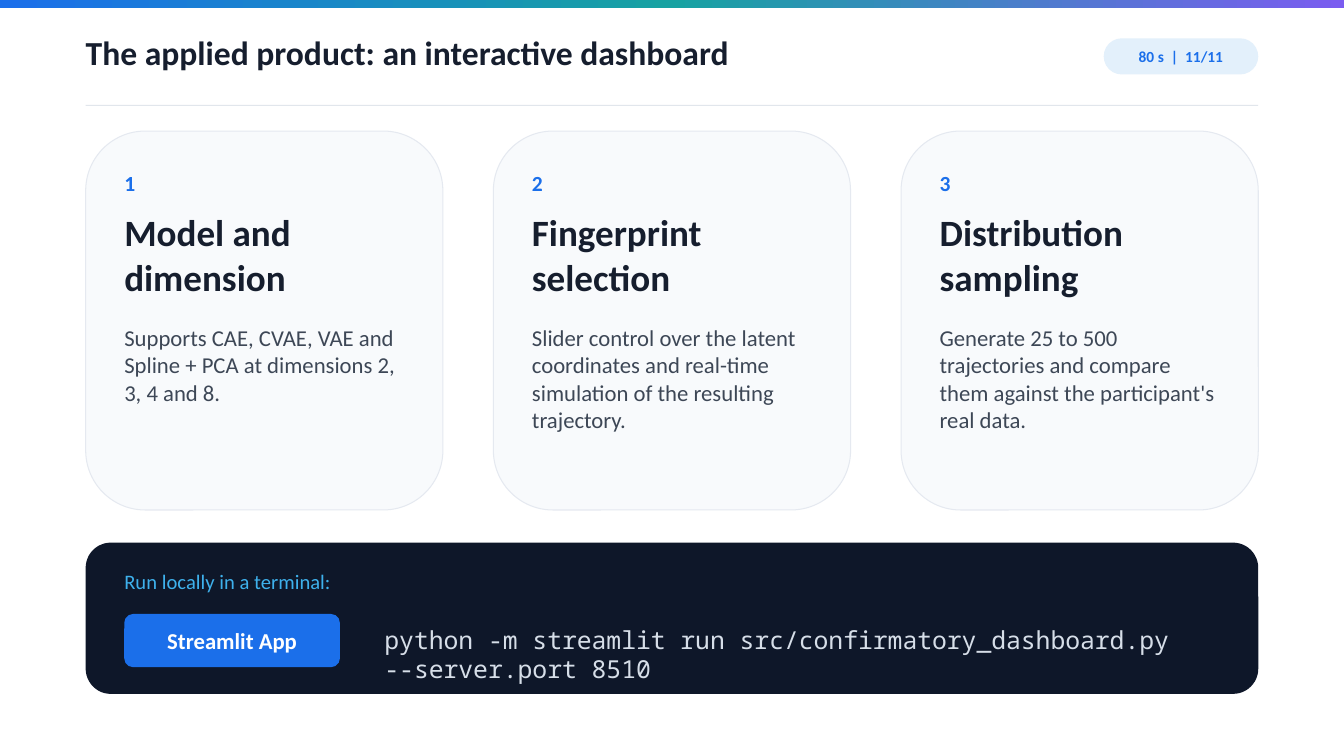
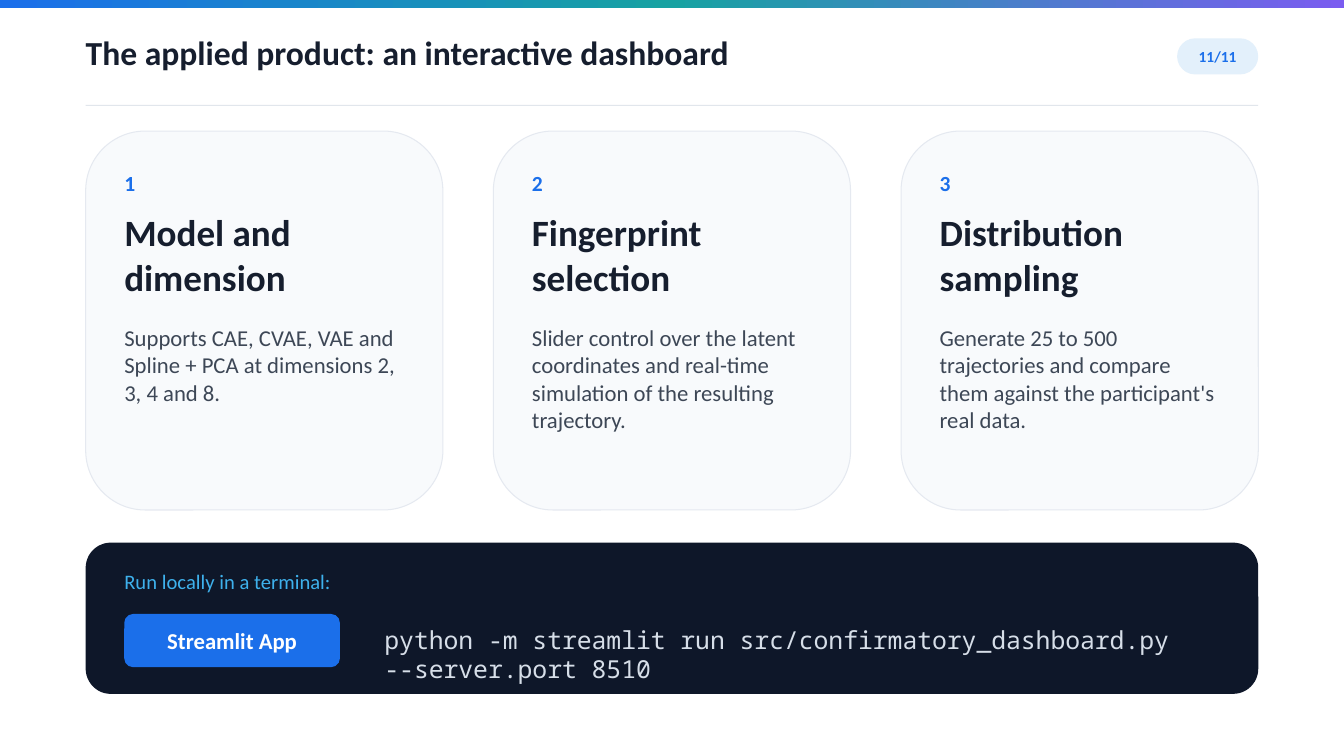
Before and after one commit to pazflashner/interception-movements-dl, a slide deck: slide 11 of production/Interception_Movements_Presentation_Styled.pptx. Drawn at 1344x756 pixels with LibreOffice and Linux fonts; fonts in the diff are those of the drawing. Boxes give left, top, right and bottom in pixels: in the first picture for what was removed or moved away, otherwise in the second. Text is boxed around its words. In the diff, an @@ line names an element or a change of style, - is before the commit and + after.

```diff
--- a/production/Interception_Movements_Presentation_Styled.pptx
+++ b/production/Interception_Movements_Presentation_Styled.pptx
@@ rounded rectangle "11/11": place and size @@
-rounded rectangle "11/11" at [1104,38,1258,75]
+rounded rectangle "11/11" at [1178,38,1258,75]
@@ text in rounded rectangle at [1199,51,1237,63]: text changed @@
-80 s | 11/11
+11/11
```
Also in this commit, not shown: 10 other slides changed, 5 other files.
